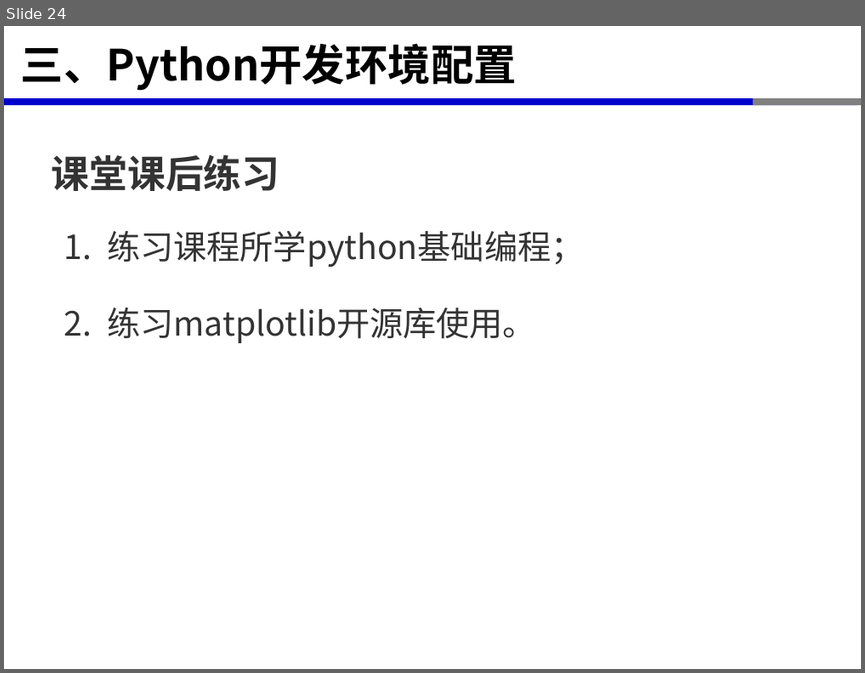
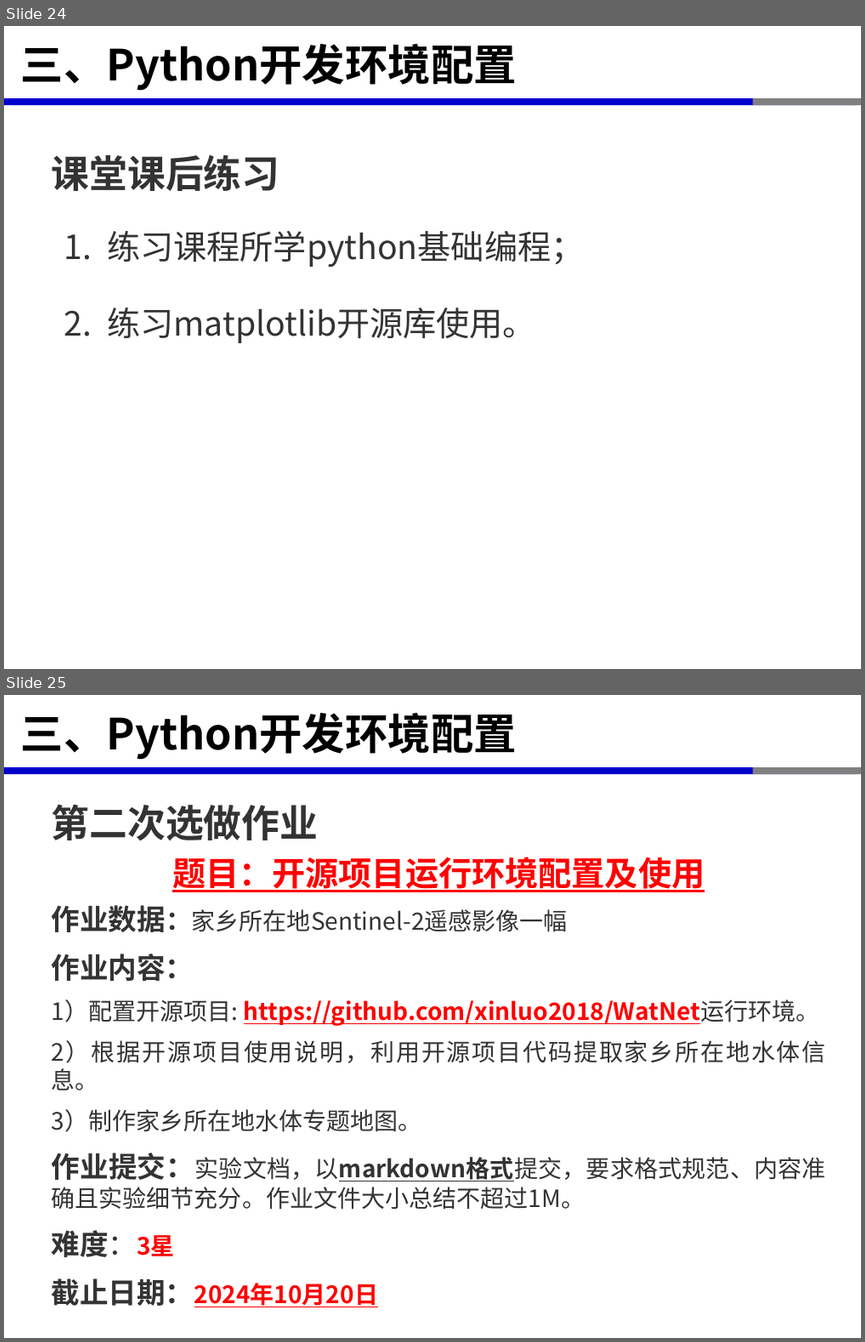
Before and after one commit to xinluo2018/open-source-gis-course, a slide deck: 第3章-开源GIS软件开发环境-6课时/第3章-2-开源GIS软件开发环境-Python编程基础-2学时.pptx. Shown one above the other, each under a label of ours: slide 24 before the commit, slides 24 and 25 after it. The pictures are 865x673 and 865x1342 pixels, drawn with LibreOffice and Linux fonts; fonts in the diff are those of the drawing. Boxes give left, top, right and bottom in pixels: in the first picture for what was removed or moved away, otherwise in the second. Text is boxed around its words. In the diff, an @@ line names an element or a change of style, - is before the commit and + after.

```diff
--- a/第3章-开源GIS软件开发环境-6课时/第3章-2-开源GIS软件开发环境-Python编程基础-2学时.pptx
+++ b/第3章-开源GIS软件开发环境-6课时/第3章-2-开源GIS软件开发环境-Python编程基础-2学时.pptx
@@ slide 25 added at box(4, 695, 861, 1338), background #FFFFFF; not listed: 3 template elements that a slide beside it also shows @@
@@ title added at box(21, 713, 517, 760), 36 pt, text #000000, bold @@
+三、Python开发环境配置
@@ text added at box(52, 804, 318, 840), 32 pt, text #333333, bold @@
+第二次选做作业
@@ text added at box(172, 857, 704, 892), 28 pt, text #FF0000, bold, underline @@
+题目：开源项目运行环境配置及使用
@@ text added at box(52, 905, 826, 1307), 20 pt, text #333333 @@
+作业数据：家乡所在地Sentinel-2遥感影像一幅
+作业内容：
+1）配置开源项目: https://github.com/xinluo2018/WatNet运行环境。
+2）根据开源项目使用说明，利用开源项目代码提取家乡所在地水体信息。
+3）制作家乡所在地水体专题地图。
+作业提交：实验文档，以markdown格式提交，要求格式规范、内容准确且实验细节充分。作业文件大小总结不超过1M。
+难度：3星
+截止日期：2024年10月20日
```
Also in this commit, not shown: 12 slides changed, 1 other slide added, 1 slide removed, 15 other files.
